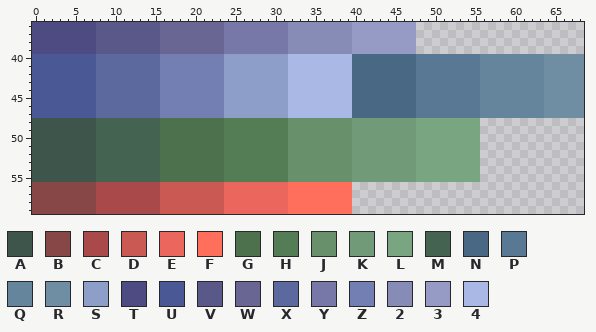
Pixel-art file: palettes/palette_v2.ase. Above is the file before it was changed.
88x88 pixels, 1 frame. Shown: x 0..68, y 36..59. The commit also changed other parts of the picture, which this record leaves out.
Palette (. is transparent): A #3e554c  B #874747  C #a94949  D #ca5954  E #eb675e  F #ff6f5c  G #4c714c  H #557d55  J #67906b  K #719b78  L #79a580  M #446350  N #496883  P #597893  Q #65859c  R #708ea3  S #8d9ec8  T #4d4b81  U #4a5996  V #5a5888  W #6a6693  X #5c699f  Y #7878a8  Z #737eb3  2 #868cb6  3 #959bc4  4 #aab8e5
After:
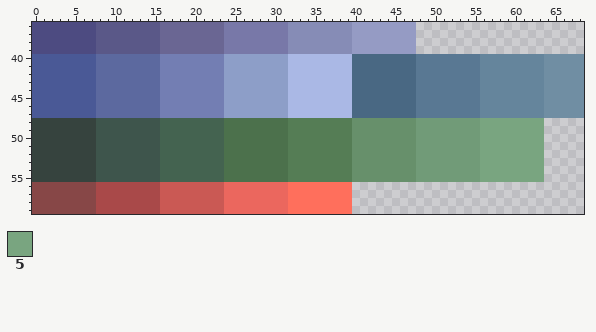
Colours new in this view: 5 #79a580
What changed:
Colour A changes from #3e554c to #36433e.
Colour G changes from #4c714c to #446350.
Colour H changes from #557d55 to #4c714c.
Colour J changes from #67906b to #557d55.
Colour K changes from #719b78 to #67906b.
Colour L changes from #79a580 to #719b78.
Colour M changes from #446350 to #3e554c.
Colour 5 is added in rows 48 to 55 at x 56 to 63.
Pixel boxes of the changes (left, top, right, bottom) in both pictures:
changed: (32, 118, 544, 182)
